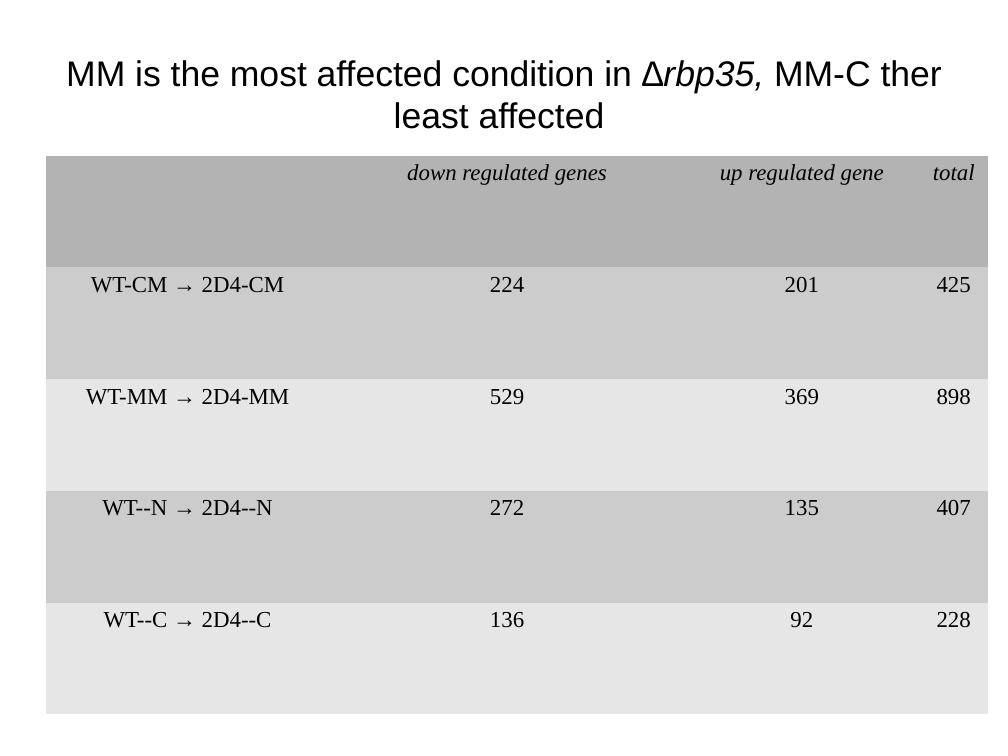
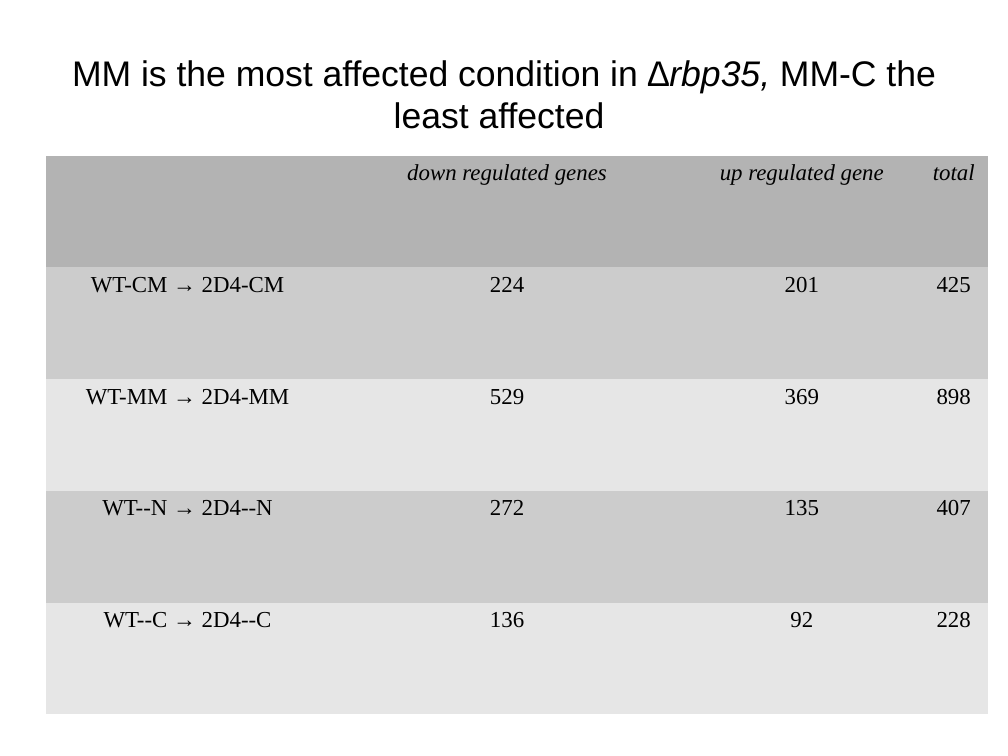
Before and after one commit to wilkinsonlab/m-oryzae-polya, a slide deck: slide 37 of doc/version_21/oryzae_presentation.odp. Drawn at 1008x756 pixels with LibreOffice and Linux fonts; fonts in the diff are those of the drawing; grey boxes stand for pictures. Boxes give left, top, right and bottom in pixels: in the first picture for what was removed or moved away, otherwise in the second. Text is boxed around its words. In the diff, an @@ line names an element or a change of style, - is before the commit and + after.

```diff
--- a/doc/version_21/oryzae_presentation.odp
+++ b/doc/version_21/oryzae_presentation.odp
@@ title at <box>72,60,935,129</box>: text changed @@
-MM is the most affected condition in ∆rbp35, MM-C ther least affected
+MM is the most affected condition in ∆rbp35, MM-C the least affected
```
Also in this commit, not shown: 15 other slides changed, 1 slide added, 5 other files.
